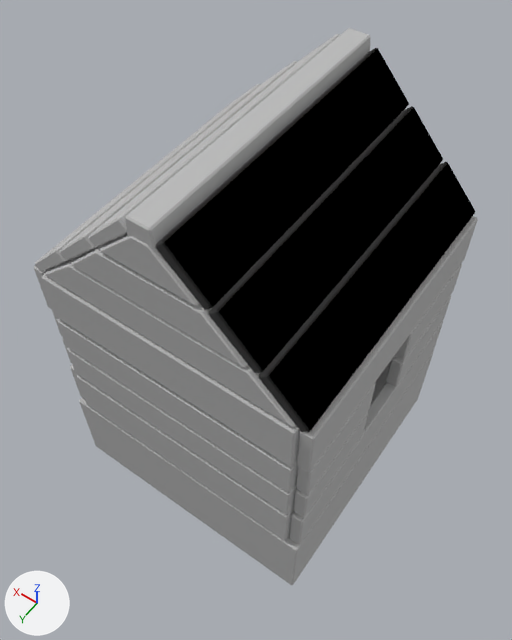
The OBJ model Assets/Resources/Props/Cabin.obj, before and after one commit.
The view is the same before and after, from a camera (50 mm lens) standing at (-1.84, 2.65, 4.83) and looking at (0.1, -0.07, 0.56). Arrows for +X, +Y and +Z are at lower left; the lights stay in place. Where no turn or scale is listed for an object, it has been applied to the vertices.

The first picture shows 'Cabin'.
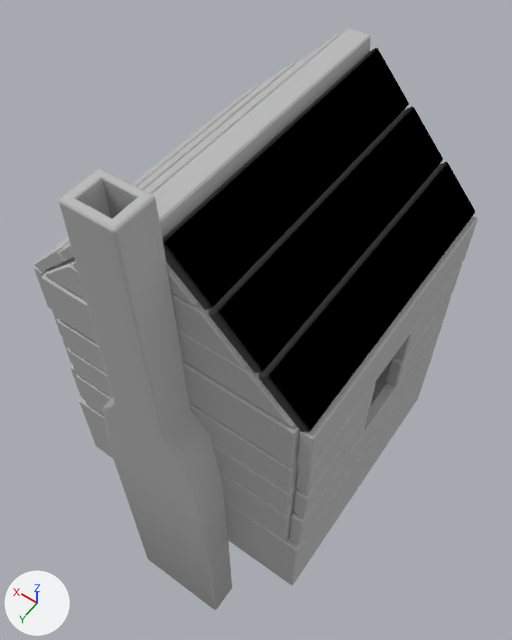
What changed in the scene script:
```text
Change me_cabin:
    used by ob_cabin; location = (0.0, 0.0, 0.0)
    remove me_cabin.from_pydata(...)  # 816 vertices, 884 faces; spans x -1.05..1.05, y -1.05..1.05, z -0.79..2.5
    add me_cabin.from_pydata(...)  # 908 vertices, 974 faces; spans x -1.05..1.05, y -1.05..1.3, z -1.99..2.76
    me_cabin part 1: a new loose piece of 92 vertices spanning x -0.42..0.42, y 1.03..1.3, z -1.99..2.76, in mat_initialshadinggroup (grey #bcbcbc)
```

Boxes (x1, y1, x2, y2) around the edits, measured in the pictures (512 x 640 px):
'Cabin', reshaped
    before: (34, 28, 478, 585)
    after: (34, 28, 478, 610)
part 1 of me_cabin, added
    after: (59, 169, 232, 610)
